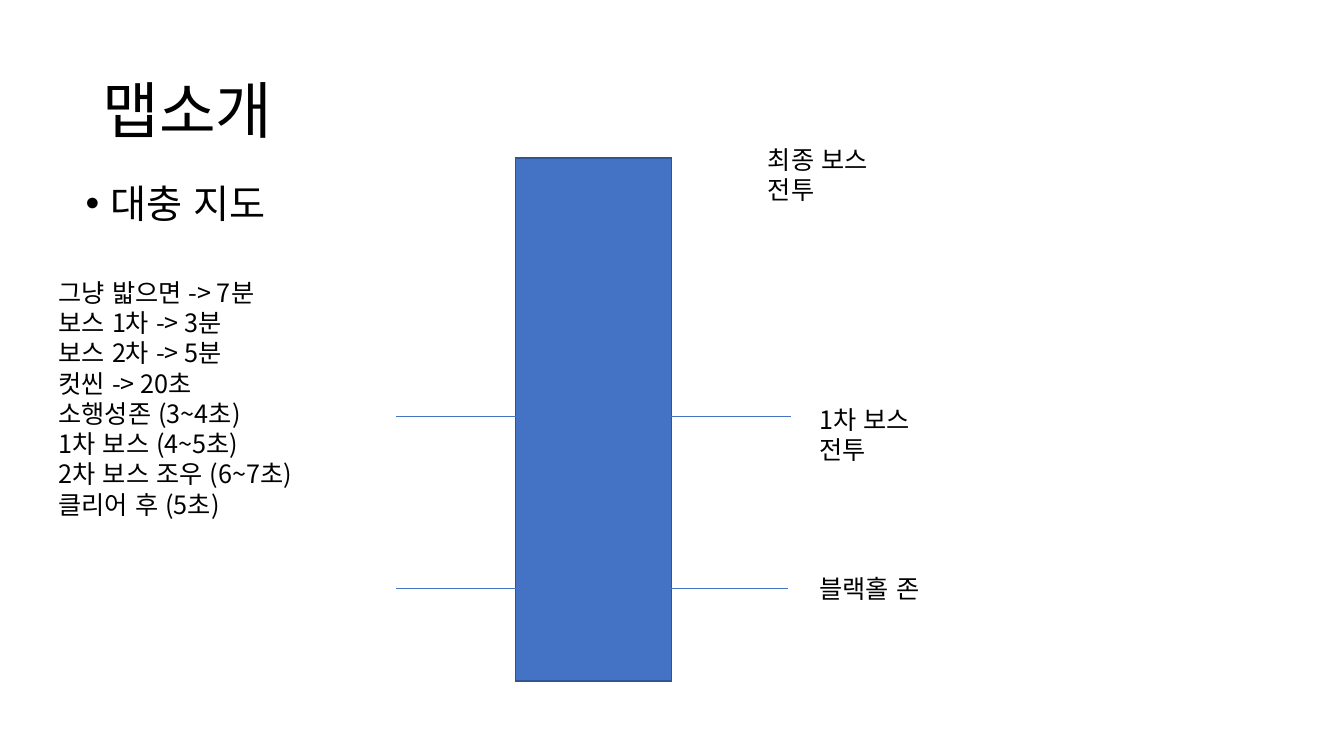
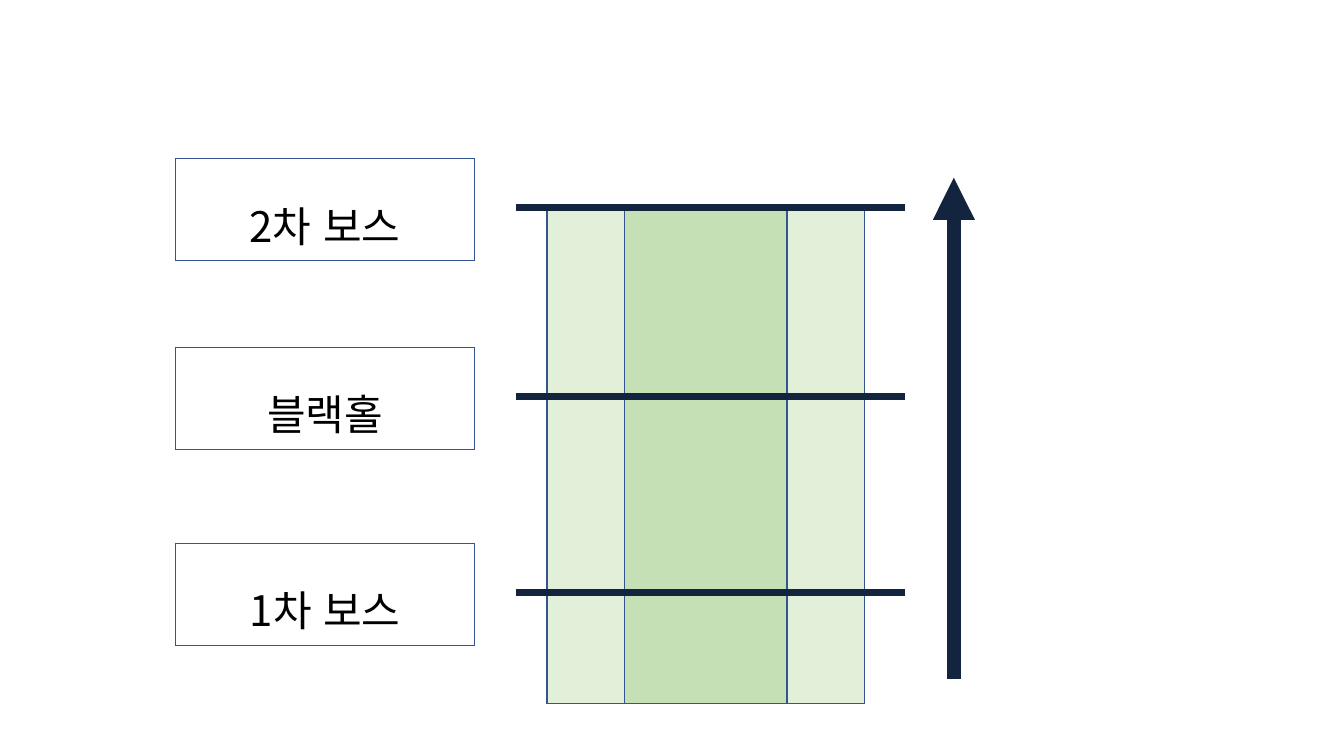
Before and after one commit to Leesiw/StarGiant, a slide deck: slide 9 of 기획 자료/스타 자이언트.pptx (slide 8 before the commit). Drawn at 1344x756 pixels with LibreOffice and Linux fonts; fonts in the diff are those of the drawing; background and template pictures are left out. Boxes give left, top, right and bottom in pixels: in the first picture for what was removed or moved away, otherwise in the second. Text is boxed around its words. In the diff, an @@ line names an element or a change of style, - is before the commit and + after.

```diff
--- a/기획 자료/스타 자이언트.pptx
+++ b/기획 자료/스타 자이언트.pptx
@@ text added at bbox=[150, 14, 564, 116], 44 pt, text #FFFFFF @@
+맵 소개 - 지도
@@ title removed at bbox=[102, 82, 272, 138] @@
-맵소개
@@ text removed at bbox=[768, 148, 867, 201] @@
-최종 보스 전투
@@ rectangle added at bbox=[175, 158, 475, 260], fill #FFFFFF, outline #325491 1 pt @@
@@ arrow added from (954, 680) to (954, 177), #13243E 10 pt @@
@@ text removed at bbox=[111, 185, 266, 221] @@
-• 대충 지도
@@ text at bbox=[250, 207, 400, 246]: text changed; size 18 to 30 pt @@
-1차 보스 전투
+2차 보스
@@ line added from (515, 208) to (905, 208), #13243E 5 pt @@
@@ rectangle added at bbox=[547, 208, 865, 704], fill #E2F0D9, outline #325491 1 pt @@
@@ rectangle: place and size @@
-rectangle at bbox=[516, 158, 673, 682]
+rectangle at bbox=[625, 208, 787, 704]
@@ rectangle at bbox=[625, 208, 787, 704]: fill #4472C4 to #C5E0B4 @@
@@ text removed at bbox=[59, 281, 292, 519] @@
-그냥 밟으면 -> 7분
-보스 1차 -> 3분
-보스 2차 -> 5분
-컷씬 -> 20초
-소행성존 (3~4초)
-1차 보스 (4~5초)
-2차 보스 조우 (6~7초)
-클리어 후 (5초)
@@ rectangle added at bbox=[175, 348, 475, 450], fill #FFFFFF, outline #325491 1 pt @@
@@ text at bbox=[267, 394, 383, 434]: text changed; size 18 to 30 pt @@
-블랙홀 존
+블랙홀
@@ line moved from (396, 416) - (791, 416) to (515, 396) - (905, 396) @@
@@ line (515, 396) - (905, 396): stroke #4472C4 0.5 pt to #13243E 5 pt @@
@@ rectangle added at bbox=[175, 543, 475, 645], fill #FFFFFF, outline #325491 1 pt @@
@@ text added at bbox=[250, 591, 400, 630], 30 pt, text #000000 @@
+1차 보스
@@ line moved from (396, 589) - (788, 589) to (515, 593) - (905, 593) @@
@@ line (515, 593) - (905, 593): stroke #4472C4 0.5 pt to #13243E 5 pt @@
```
Also in this commit, not shown: 10 other slides changed, 14 slides added, 9 slides removed, 1 other file.
